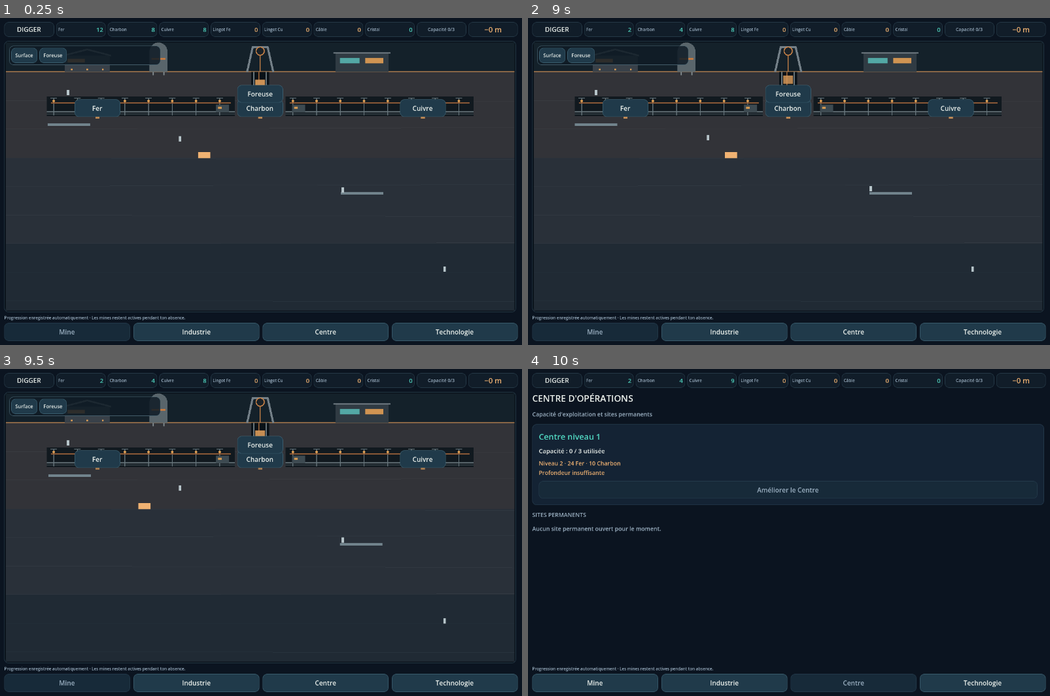
Above: before the commit, frames 1-4 (two rows, left to right).
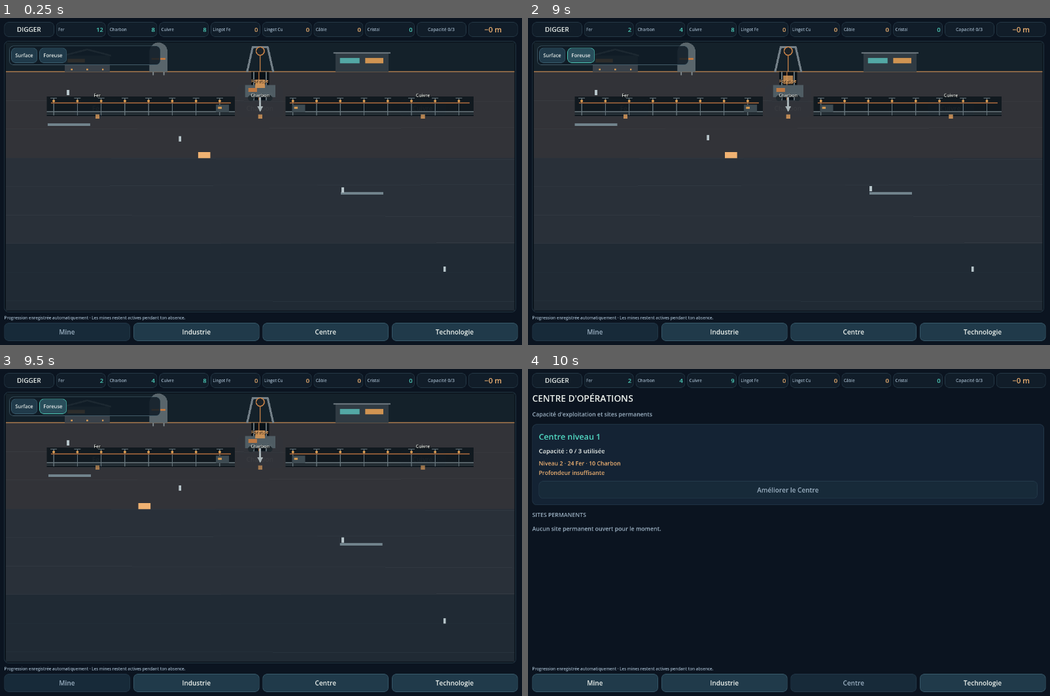
Above: after the commit, the same moments.

Repository: devjonathan1999-del/Project-Digger
Game: Godot game, scene res://scenes/main.tscn
The game is run twice, just before and just after one commit, with the same random seed, the same clock (stepped at 60 frames per second) and the same inputs.
Inputs (mouse positions are in pixels of both pictures, inside the frame that each line leads up to):
- Up to frame 1 (0.25 s): no input
- Up to frame 2 (9 s): click (627, 109) at 0.5 s, where only the run before the commit has a clickable "Fer"; click "Surface" at 1.25 s; click (789, 109) at 2 s, where only the run before the commit has a clickable "Charbon"; click "Foreuse" at 2.75 s; click (950, 109) at 3.5 s, where only the run before the commit has a clickable "Cuivre"; click "Industrie" at 4.25 s; click "Améliorer" at 5 s; click "Lingot de fer" at 5.75 s; click "Lancer le lot" at 6.5 s; click "Câble" at 7.25 s; click "Mine" at 8 s; click "Foreuse" at 8.75 s
- Up to frame 3 (9.5 s): no input
- Up to frame 4 (10 s): click "Centre" at 9.5 s

The runs differ from the first frame. In frame 1, 1.3% of the frame differs, in the area x 14-86%, y 18-31%; in frame 2, 1.3%; in frame 3, 1.3%, in the area x 7-86%, y 9-31%; in frame 4, nothing differs.

Commit message:
feat: mount scenery interaction presenter

Diff:
--- a/src/industry/ui/industry_screen.gd
+++ b/src/industry/ui/industry_screen.gd
@@ -5,6 +5,7 @@
 const Style = preload("res://src/industry/ui/industry_theme.gd")
 const MineWorldScript = preload("res://src/industry/ui/mine_world.gd")
 const MineSceneRendererScript = preload("res://src/industry/ui/mine_scene_renderer.gd")
+const MineInteractionPresenterScript = preload("res://src/industry/ui/mine_interaction_presenter.gd")
 const SitePanelScript = preload("res://src/industry/ui/site_panel.gd")
 const IndustryPanelScript = preload("res://src/industry/ui/industry_panel.gd")
 const CenterPanelScript = preload("res://src/industry/ui/center_panel.gd")
@@ -29,6 +30,7 @@
 var _mine_stage: Control
 var _mine_world
 var _mine_renderer
+var _interaction_presenter
 var _overlay_layer: Control
 var _alert_stack: VBoxContainer
 var _site_panel
@@ -212,6 +214,10 @@
     _mine_world.move_child(_mine_renderer, 0)
     _mine_renderer.bind(session, _mine_world)
 
+    _interaction_presenter = MineInteractionPresenterScript.new()
+    _mine_world.add_child(_interaction_presenter)
+    _interaction_presenter.bind(_mine_world)
+
     _overlay_layer = Control.new()
     _overlay_layer.name = "MineOverlayLayer"
     _overlay_layer.mouse_filter = Control.MOUSE_FILTER_IGNORE
